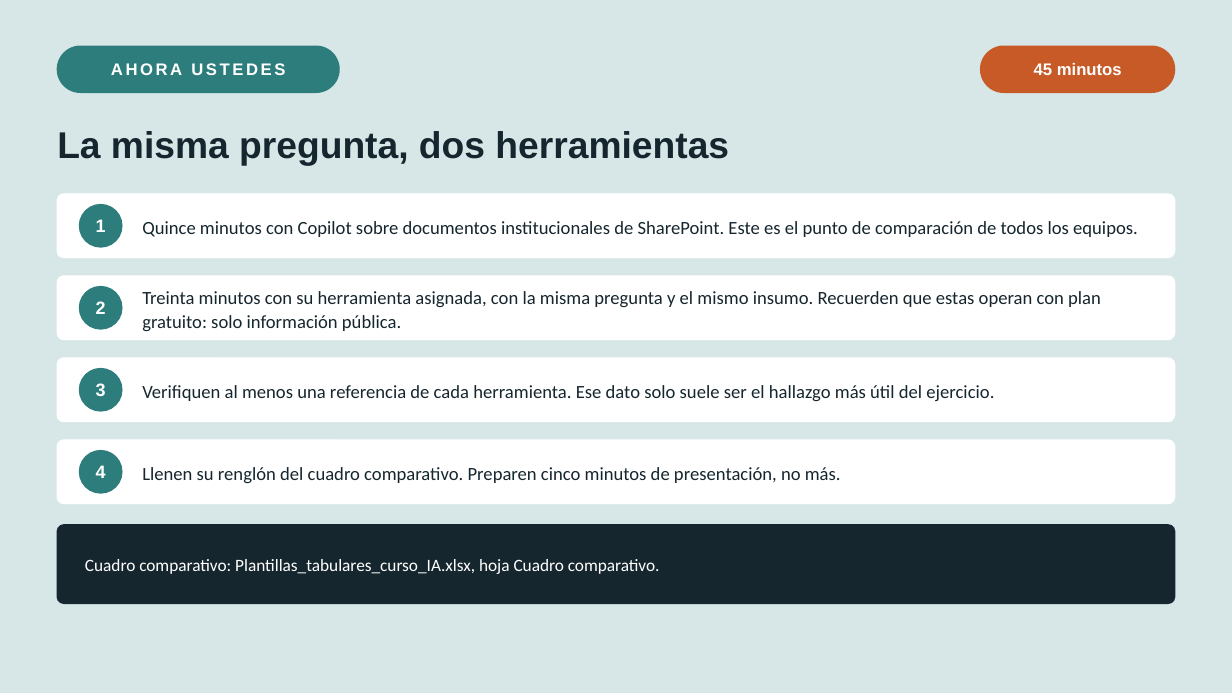
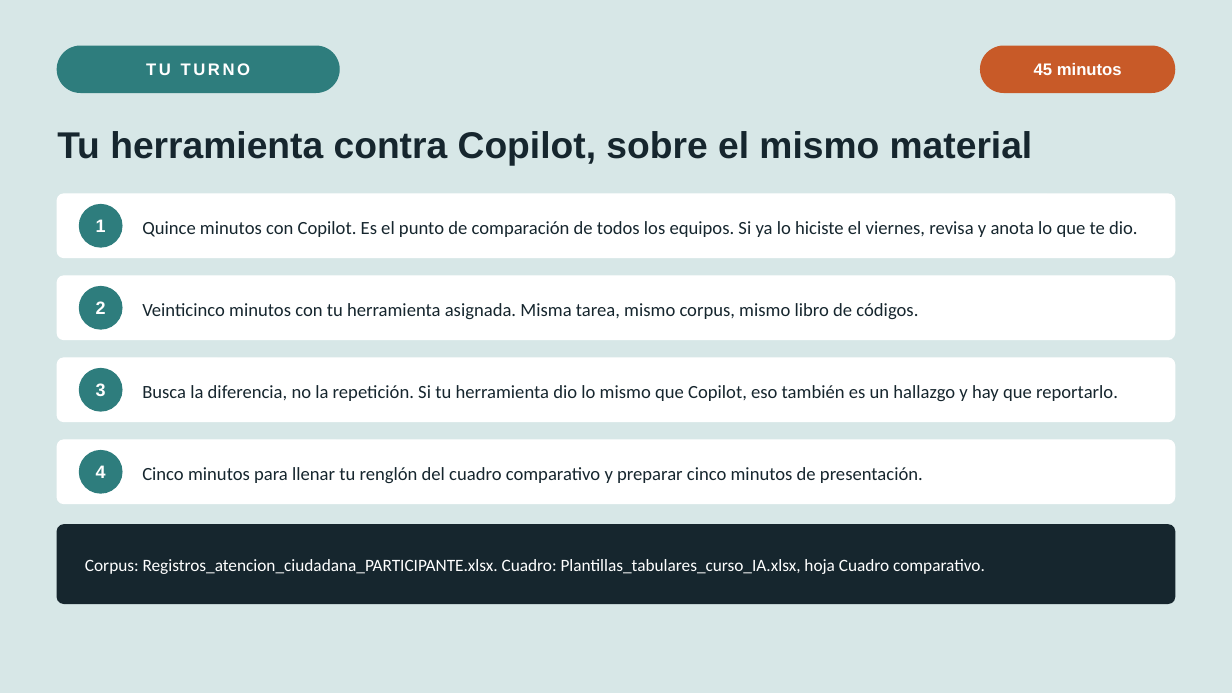
Before and after one commit to marvtrejo/curso-inegi-gen-ai, a slide deck: slide 10 of sesion-05/Sesion_05_Ecosistema_Herramientas.pptx (slide 8 before the commit). Drawn at 1232x693 pixels with LibreOffice and Linux fonts; fonts in the diff are those of the drawing. Boxes give left, top, right and bottom in pixels: in the first picture for what was removed or moved away, otherwise in the second. Text is boxed around its words. In the diff, an @@ line names an element or a change of style, - is before the commit and + after.

```diff
--- a/sesion-05/Sesion_05_Ecosistema_Herramientas.pptx
+++ b/sesion-05/Sesion_05_Ecosistema_Herramientas.pptx
@@ text at [146, 63, 250, 75]: text changed @@
-AHORA USTEDES
+TU TURNO
@@ text at [57, 131, 1033, 166]: text changed @@
-La misma pregunta, dos herramientas
+Tu herramienta contra Copilot, sobre el mismo material
@@ text at [142, 221, 1138, 237]: text changed @@
-Quince minutos con Copilot sobre documentos institucionales de SharePoint. Este es el punto de comparación de todos los equipos.
+Quince minutos con Copilot. Es el punto de comparación de todos los equipos. Si ya lo hiciste el viernes, revisa y anota lo que te dio.
@@ text at [142, 303, 918, 320]: text changed @@
-Treinta minutos con su herramienta asignada, con la misma pregunta y el mismo insumo. Recuerden que estas operan con plan gratuito: solo información pública.
+Veinticinco minutos con tu herramienta asignada. Misma tarea, mismo corpus, mismo libro de códigos.
@@ text at [142, 385, 1118, 401]: text changed @@
-Verifiquen al menos una referencia de cada herramienta. Ese dato solo suele ser el hallazgo más útil del ejercicio.
+Busca la diferencia, no la repetición. Si tu herramienta dio lo mismo que Copilot, eso también es un hallazgo y hay que reportarlo.
@@ text at [142, 467, 923, 483]: text changed @@
-Llenen su renglón del cuadro comparativo. Preparen cinco minutos de presentación, no más.
+Cinco minutos para llenar tu renglón del cuadro comparativo y preparar cinco minutos de presentación.
@@ text at [85, 559, 985, 574]: text changed @@
-Cuadro comparativo: Plantillas_tabulares_curso_IA.xlsx, hoja Cuadro comparativo.
+Corpus: Registros_atencion_ciudadana_PARTICIPANTE.xlsx. Cuadro: Plantillas_tabulares_curso_IA.xlsx, hoja Cuadro comparativo.
```
Also in this commit, not shown: 11 other slides changed, 5 slides added, 2 slides removed, 14 other files.
